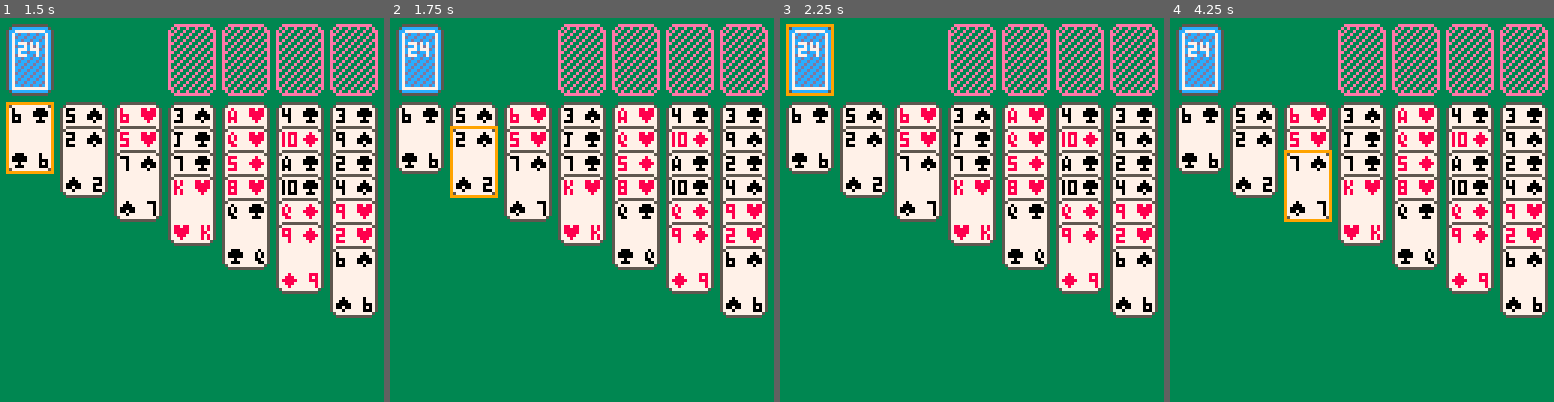
Above: before the commit, frames 1-4 (left to right).
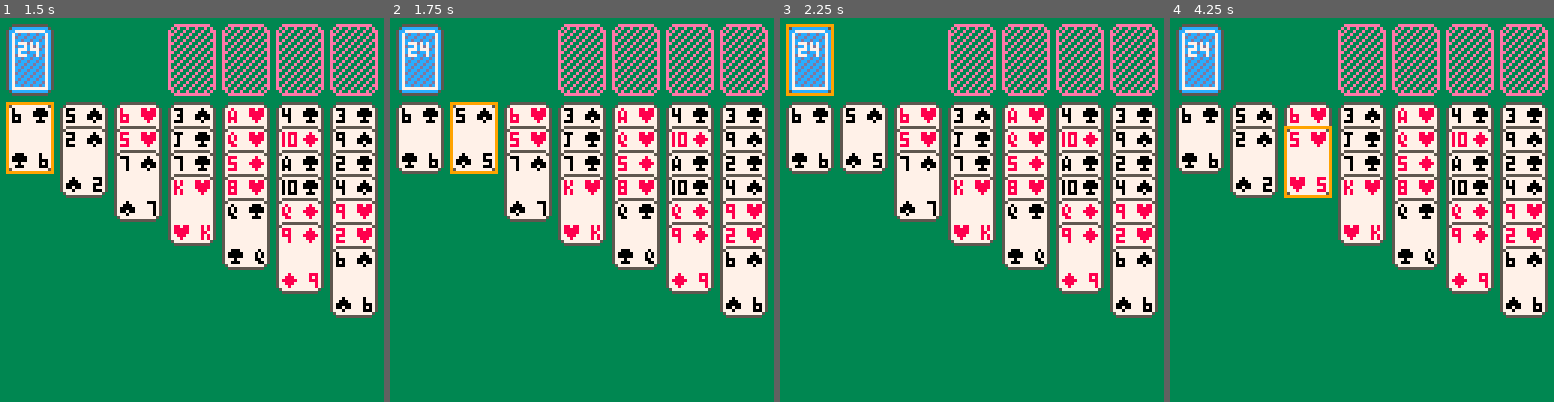
Above: after the commit, the same moments.

Repository: marcus-grant/pico8-kabafuda
Game: PICO-8 cartridge kabafuda.p8
Two runs of this game, one before a commit and one after it. Both use one fixed random seed, a clock stepped at 60 frames per second and the inputs below.
Inputs:
- Up to frame 1 (1.5 s): tap X (X key) at 0.33, 1.07 s; tap O (Z key) at 0.7 s
- Up to frame 2 (1.75 s): hold Right from 1.6 s (still down); tap O (Z key) at 1.7 s
- Up to frame 3 (2.25 s): tap X (X key) at 1.85 s; release Right at 2.1 s; tap O (Z key) at 2.1 s; hold Up from 2.15 s (still down)
- Up to frame 4 (4.25 s): release Up at 2.42 s; hold Right 2.47-3.03 s; tap O (Z key) every 0.4 s from 2.5 to 4.1 s; tap X (X key) at 2.97, 4.08 s; hold Left 3.08-3.58 s; hold Down 3.63-3.97 s; hold Right from 4.02 s (still down)

Frame 1 is identical in both runs. In frame 2, 1.5% of the frame differs, in the area x 15-29%, y 21-47%; in frame 3, 1.3%; in frame 4, 1.5%.

Commit message:
Fix: Add foundation card rendering
- Foundation cards were being placed correctly in state but not drawn
- Added foundation rendering loop in _draw() function
- Refactored grab/place logic into separate functions for easier debugging
- Clean up debug prints

Cards now properly appear when placed on foundations.

Diff:
--- a/kabafuda.p8
+++ b/kabafuda.p8
@@ -49,10 +49,24 @@
   end
  end
 
+ -- draw foundation cards
+ for i=1,4 do
+  local fnd = sts.fnd[i]
+  if #fnd > 0 then
+   local c = fnd[#fnd]--top card
+   local pad = 2
+   local offs= (pad + 16) * (i-1)
+   local x = 56 + offs
+   local y = 2
+   spr_card(c.r, c.s, x, y)
+  end
+ end
+
  -- show stock count
  if #sts.sto > 0 then
   print(#sts.sto, 6, 8, 7)
  end
+
 
  -- draw cursor
  draw_crs()
@@ -79,6 +93,8 @@
 }
 
 sts = {}
+held = {} -- cards being held
+held_from = nil -- source stack
 anim = {
  active = false,
  tbl_i = 1, --curr. tableau (1-based)
@@ -199,6 +215,19 @@
 
  --gone thru stack or range
  return true -- its valid
+end
+
+function valid_fnd(fnd,card)
+ --check if card can go on fnd
+ if #fnd == 0 then
+  --empty foundation
+  return card.r == RA --ace only
+ else
+  --must match suit & be +1
+  local top = fnd[#fnd]
+  return card.s == top.s and
+         card.r == top.r + 1
+ end
 end
 -->8
 -- tab2: draw
@@ -331,6 +360,116 @@
  end
 end
 
+function mv_cards(from,to,cnt)
+ --blindly move cnt cards
+ for i=1,cnt do
+  local c = from[#from]
+  del(from, c)
+  add(to, c)--add to end
+ end
+end
+
+function grab_from_tbl()
+ --grab selected cards from tableau
+ local src = sts.tbl[crs.tbl_i]
+ if #src >= crs.sel_cnt then
+  mv_cards(src, held, crs.sel_cnt)
+  held_from = src
+  crs.sel_cnt = 1 --reset selection
+ end
+end
+
+function grab_from_waste()
+ --grab top card from waste pile
+ if #sts.waste > 0 then
+  mv_cards(sts.waste, held, 1)
+  held_from = sts.waste
+ end
+end
+
+function grab_from_fnd()
+ --grab top card from foundation
+ local fi = crs.top_pos - 1
+ local src = sts.fnd[fi]
+ if #src > 0 then
+  mv_cards(src, held, 1)
+  held_from = src
+ end
+end
+
+function grab_cards()
+ --dispatch based on cursor area
+ if crs.area == "tbl" then
+  grab_from_tbl()
+ elseif crs.area == "top" then
+  if crs.top_pos == 1 then
+   grab_from_waste()
+  elseif crs.top_pos >= 2 then
+   grab_from_fnd()
+  end
+ end
+end
+
+function place_on_tbl()
+ --place held cards on tableau
+ local dest=sts.tbl[crs.tbl_i]
+ local valid = false
+
+ if #dest == 0 then
+  --empty tableau accepts any
+  valid = true
+ else
+  --test combined stack validity
+  local test = {}
+  for c in all(dest) do
+   add(test, c)
+  end
+  for c in all(held) do
+   add(test, c)
+  end
+  valid=valid_tablu(test,#held+1)
+ end
+
+ if valid then
+  mv_cards(held, dest, #held)
+  held_from = nil
+ end
+end
+
+function place_on_stock()
+ --place single card on empty stock
+ if #sts.sto==0 and #held==1 then
+  mv_cards(held, sts.sto, 1)
+  held_from = nil
+ end
+end
+
+function place_on_fnd()
+ --place single card on foundation
+ local fi = crs.top_pos - 1
+ local dest = sts.fnd[fi]
+
+ if #held==1 and
+    valid_fnd(dest,held[1])
+ then
+  mv_cards(held, dest, 1)
+  held_from = nil
+ end
+end
+
+function place_cards()
+ --dispatch based on cursor area
+ if crs.area == "tbl" then
+  place_on_tbl()
+ elseif crs.area == "top" then
+  if crs.top_pos == 0 then
+   place_on_stock()
+  elseif crs.top_pos >= 2 then
+   place_on_fnd()
+  end
+ end
+end
+
 -->8
 -- tab3: input
 
@@ -344,6 +483,23 @@
   move_crs_up()
  elseif btnp(3) then -- down
   move_crs_down()
+ end
+
+ -- handle grab/place w/ O btn
+ if btnp(4) then
+  if #held > 0 then
+   place_cards()
+  else
+   grab_cards()
+  end
+ end
+
+ -- handle cancel w/ X btn
+ if btnp(5) and #held > 0 then
+  if held_from then
+   mv_cards(held, held_from, #held)
+   held_from = nil
+  end
  end
 end
 
